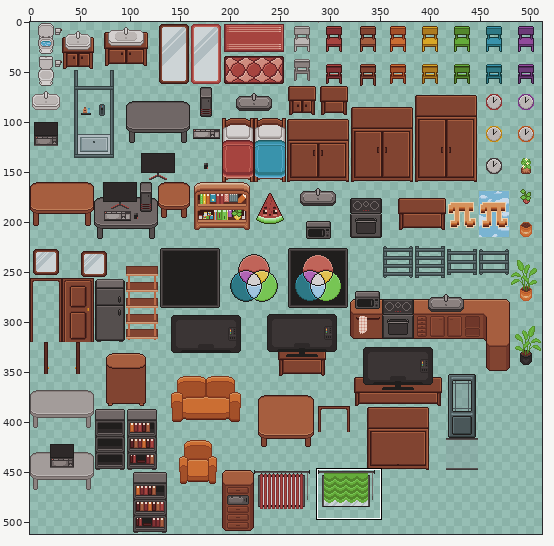
Sprite sheet -- game/house/assets/objects.png. The picture above shows the old version from afar; the outline marks the close-up.
Close-up. As it was:
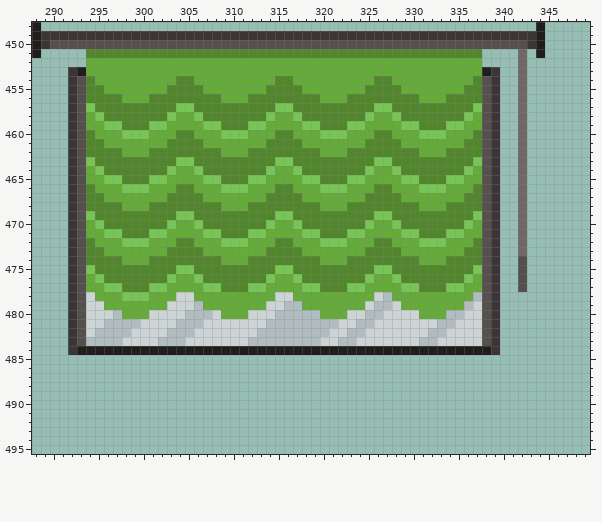
The file is 512x512 pixels. Colours within 5 levels of each other are drawn and written as one. Shown: x 288..349, y 448..495. The commit also changed other parts of the picture, which this record leaves out.
After the commit:
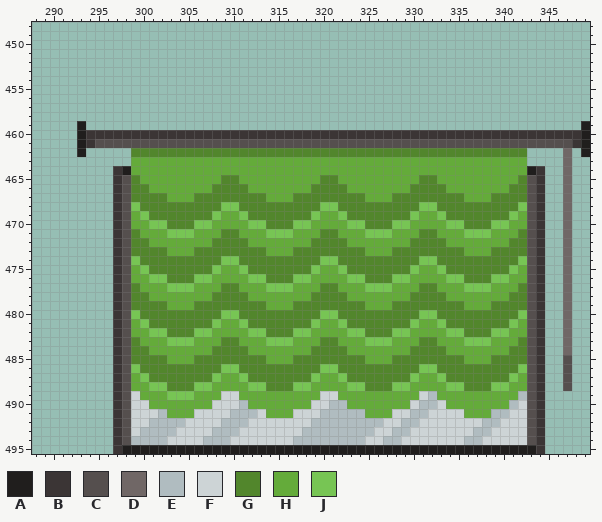
Palette (. is transparent): A #201e1d  B #3b3535  C #554f4e  D #706766  E #b0bcc0  F #cdd4d6  G #52862c  H #64ab3a  J #77c554
The edit:
Changed rows in their new state; - is an unchanged pixel.
first column x 288:
448 .-------------------------------------------------------.-----
449 .........................................................-----
450 .........................................................-----
451 .-----............................................----.-.-----
452 ------............................................----.-------
453 ----................................................--.-------
454 ----................................................--.-------
455 ----................................................--.-------
456 ----................................................--.-------
457 ----................................................--.-------
458 ----................................................--.-------
459 ----.A..............................................--.------A
460 ----.ABBBBBBBBBBBBBBBBBBBBBBBBBBBBBBBBBBBBBBBBBBBBB-BBBBBBBBBA
461 ----.ABCCCCCCCCCCCCCCCCCCCCCCCCCCCCCCCCCCCCCCCCCCC-CCCCCCCCCBA
462 ----.A.....GG--------GGG--------GGG--------GGG----GGGGG----D-A
463 ----.......HHHHHHHHHHHHHHHHHHHHHHHHHHHHHHHHHHHHHHHHHHHH----D--
464 ----.....BAHHHHH--HHHHHHHHH--HHHHHHHHH--HHHHHHHHH-HHHHHAB--D--
465 ----.....BC-HHH----HH--HHH----HH--HHH----HH--HHH--HHHHGCB--D--
466 ----.....BCGG---HH--GGGG---HH--GGGG---HH--GGGG---HHHHGGCB--D--
467 ----.....BCGGGGHHH-GGGGGGGHHH-GGGGGGGHHH-GGGGGGGHHHGGGGCB--D--
468 ----.....BCJG--------JJG--------JJG--------JJG----GGGGJCB--D--
469 ----.....BCHJ---GG--JHHJ---GG--JHHJ---GG--JHHJ---GGGGJHCB--D--
470 ----.....BCHHJJGGG-JHHHHJJGGG-JHHHHJJGGG-JHHHHJJGGGJJHHCB--D--
471 ----.....BC-HHHJJJ-HH--HHHJJJ-HH--HHHJJJ-HH--HHHJJJHHHGCB--D--
472 ----.....BCGG---HH--GGGG---HH--GGGG---HH--GGGG---HHHHGGCB--D--
473 ----.....BCGGGGHHH-GGGGGGGHHH-GGGGGGGHHH-GGGGGGGHHHGGGGCB--D--
474 ----.....BCJG--------JJG--------JJG--------JJG----GGGGJCB--D--
475 ----.....BCHJ---GG--JHHJ---GG--JHHJ---GG--JHHJ---GGGGJHCB--D--
476 ----.....BCHHJJGGG-JHHHHJJGGG-JHHHHJJGGG-JHHHHJJGGGJJHHCB--D--
477 ----.....BC-HHHJJJ-HH--HHHJJJ-HH--HHHJJJ-HH--HHHJJJHHHGCB--D--
478 ----.....BCGG---HH--GGGG---HH--GGGG---HH--GGGG---HHHHGGCB--D--
479 ----.....BCGGGGHHHGGGGGGGGHHHGGGGGGGGHHHGGGGGGGGHHHGGGGCB--D--
480 ----.....BCJGGGGGGGGGJJGGGGGGGGGJJGGGGGGGGGJJGGGGGGGGGJCB--D--
481 ----.....BCHJGGGGGGGJHHJGGGGGGGJHHJGGGGGGGJHHJGGGGGGGJHCB--D--
482 ----.....BCHHJJGGGJJHHHHJJGGGJJHHHHJJGGGJJHHHHJJGGGJJHHCB--D--
483 ----.....BCGHHHJJJHHHGGHHHJJJHHHGGHHHJJJHHHGGHHHJJJHHHGCB--D--
484 ----.....BCGGHHHHHHHGGGGHHHHHHHGGGGHHHHHHHGGGGHHHHHHHGGCB--D--
485 ---------BCGGGGHHHGGGGGGGGHHHGGGGGGGGHHHGGGGGGGGHHHGGGGCB--C--
486 ---------BCJGGGGGGGGGJJGGGGGGGGGJJGGGGGGGGGJJGGGGGGGGGJCB--C--
487 ---------BCHJGGGGGGGJHHJGGGGGGGJHHJGGGGGGGJHHJGGGGGGGJHCB--C--
488 ---------BCHHJJGGGJJHHHHJJGGGJJHHHHJJGGGJJHHHHJJGGGJJHHCB--C--
489 ---------BCFHHHJJJHHHFFHHHHHHHHHFFHHHHHHHHHFEHHHHHHHHHECB-----
490 ---------BCFFHHHHHHHFFFEHHHHHHHFFEEHHHHHHHFEEFHHHHHHHEFCB-----
491 ---------BCFFFEHHHFFFFEEEFHHHFFFEEEEEHHHFFEEFFFFHHHEEFFCB-----
492 ---------BCFFEEEEFFFFEEEFFFFFFFEEEEEEEEFFEEFFFFFFFEEFFFCB-----
493 ---------BCFEEEEFFFFEEEFFFFFFFEEEEEEEEFFEEFFFFFFFEEFFFFCB-----
494 ---------BCEEEEFFFFEEEFFFFFFFEEEEEEEEFFEEFFFFFFFEEFFFFFCB-----
495 ---------BAAAAAAAAAAAAAAAAAAAAAAAAAAAAAAAAAAAAAAAAAAAAAAB-----
Pixel boxes of the changes (left, top, right, bottom) in both close-ups:
changed: (32, 22, 590, 454)
